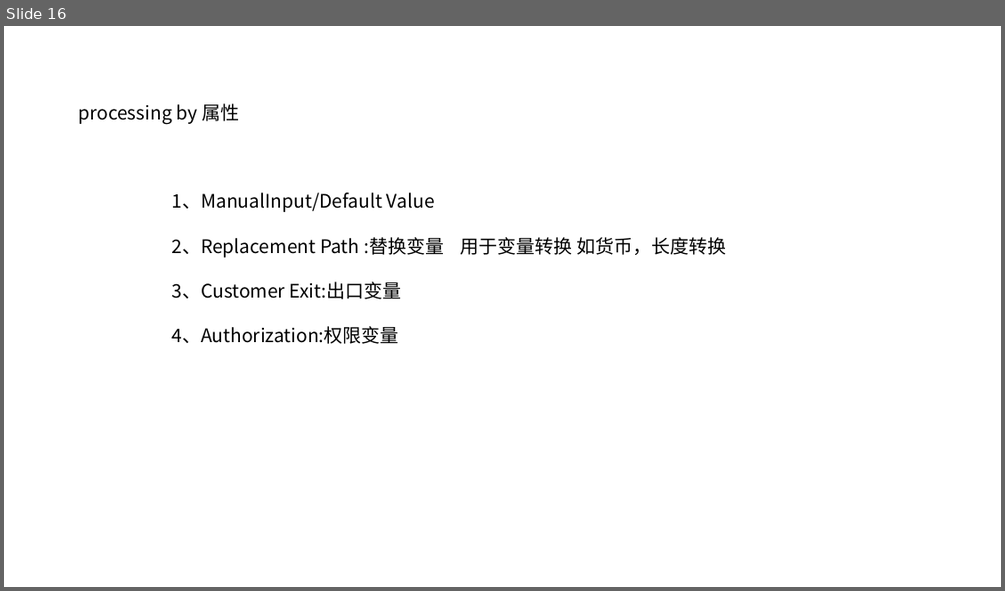
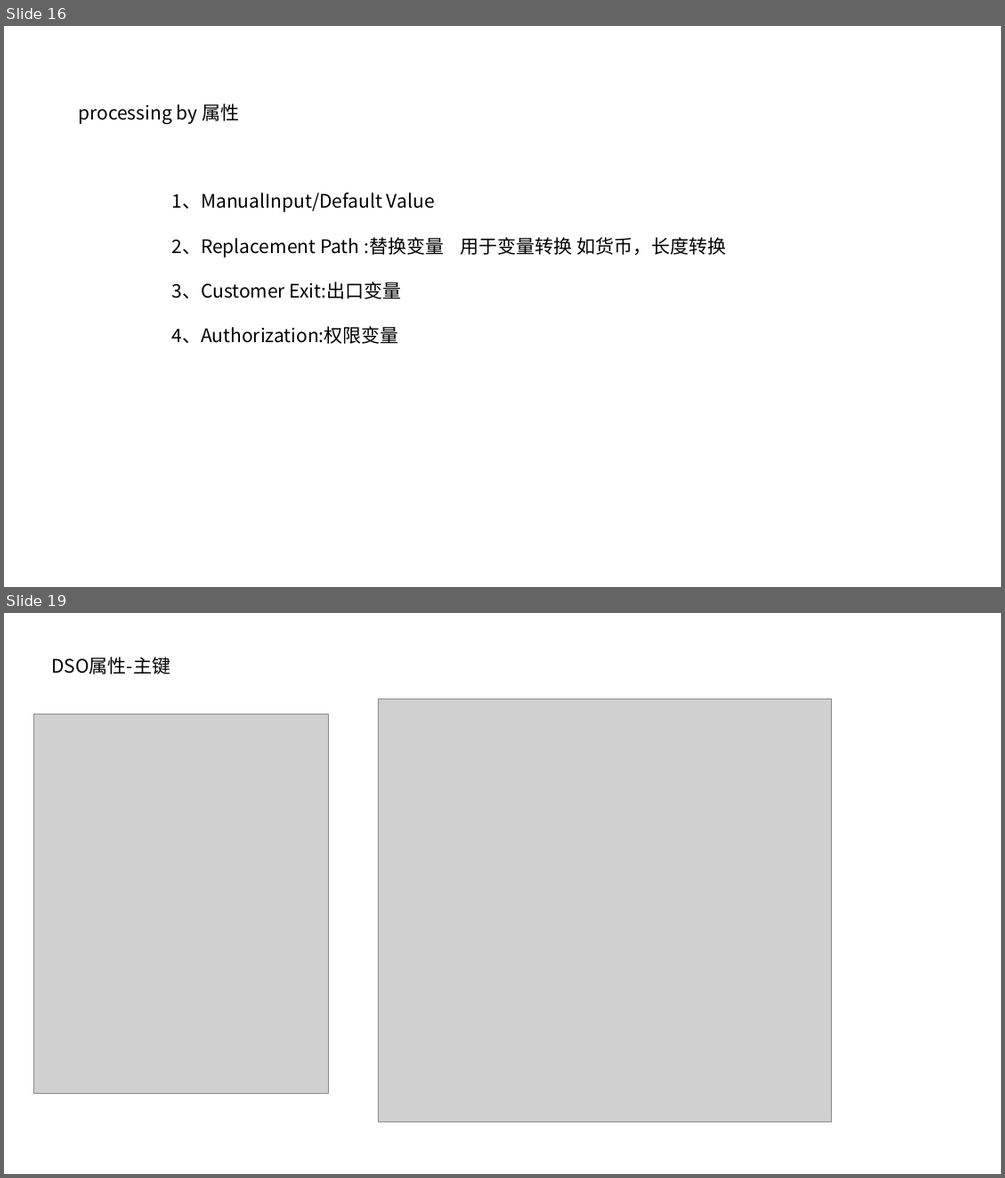
Before and after one commit to chenzz1228/MDG, a slide deck: bw/bw之ecplise.pptx. Shown one above the other, each under a label of ours: slide 16 before the commit, slides 16 and 19 after it; the slides between them are not shown. The pictures are 1005x591 and 1005x1178 pixels, drawn with LibreOffice and Linux fonts; fonts in the diff are those of the drawing; grey boxes stand for pictures. Boxes give left, top, right and bottom in pixels: in the first picture for what was removed or moved away, otherwise in the second. Text is boxed around its words. In the diff, an @@ line names an element or a change of style, - is before the commit and + after.

```diff
--- a/bw/bw之ecplise.pptx
+++ b/bw/bw之ecplise.pptx
@@ slide 19 added at (x1=4, y1=613, x2=1001, y2=1174), background #FFFFFF @@
@@ text added at (x1=51, y1=657, x2=170, y2=674), 18 pt, text #000000 @@
+DSO属性-主键
@@ picture added at (x1=34, y1=714, x2=329, y2=1094) @@
@@ picture added at (x1=378, y1=699, x2=832, y2=1121) @@
```
Also in this commit, not shown: 7 other slides added.
